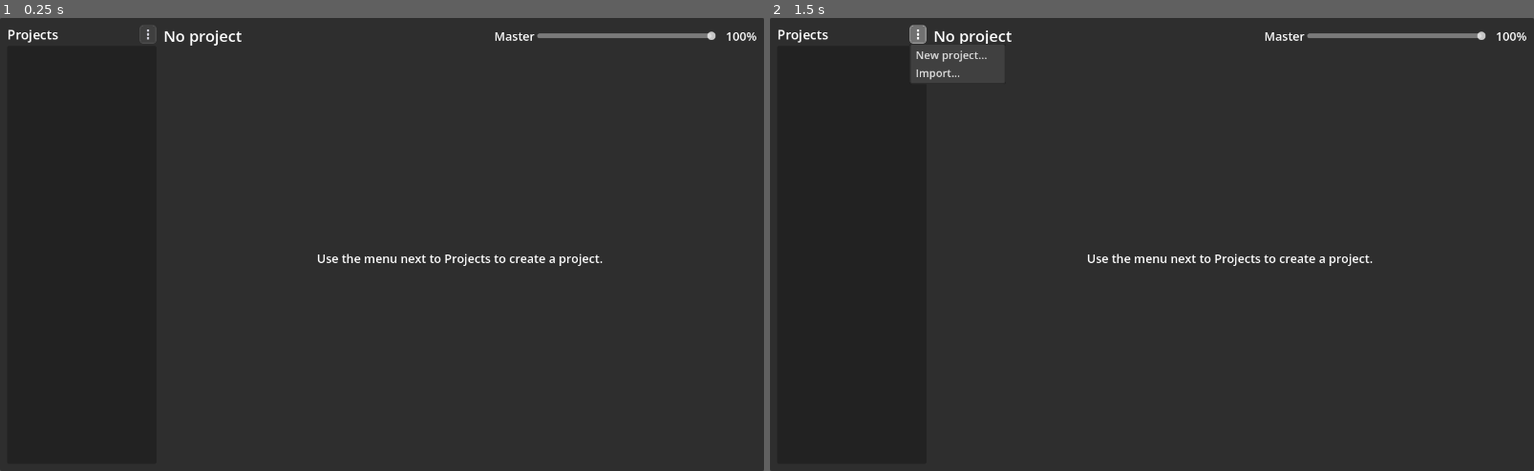
Above: before the commit, frames 1-2 (left to right).
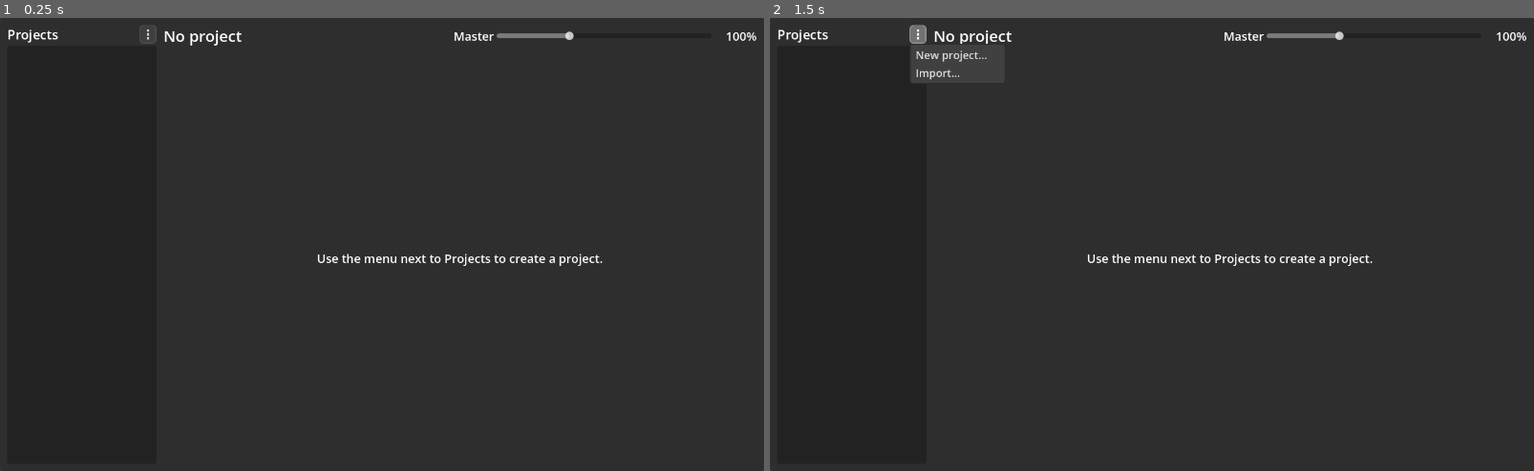
Above: after the commit, the same moments.

Repository: vilok-vii/simple_sound
Game: Godot game, scene res://main.tscn
Two runs of this game, one before a commit and one after it. Both use one fixed random seed, a clock stepped at 60 frames per second and the inputs below.
Inputs (mouse positions are in pixels of both pictures, inside the frame that each line leads up to):
- Up to frame 1 (0.25 s): no input
- Up to frame 2 (1.5 s): tap Enter at 0.5 s; move the mouse to (1320, 221) at 0.52 s; tap Shift at 0.6 s; click (1320, 221) at 0.67 s; click (915, 36) at 1.27 s

The runs differ from the first frame. In frame 1, 0.4% of the frame differs, in the area x 59-94%, y 2-6%; in frame 2, 0.4%.

Commit message:
Let the master volume go up to 300%
The master slider now ranges 0-300%. The gain is applied with an
amplifier effect on the master bus, followed by a hard limiter so
boosted peaks don't clip. (The bus volume is applied after the bus
effects, so the limiter would not see a boost made with it.)

Co-Authored-By: Claude Opus 5.5 <noreply@anthropic.com>
Claude-Session: https://claude.ai/code/session_01TD36nQTzNZ58CbkA6gjACY

Diff:
--- a/scripts/main.gd
+++ b/scripts/main.gd
@@ -17,6 +17,9 @@
 }
 enum { PROJECT_OPEN, PROJECT_RENAME, PROJECT_EXPORT, PROJECT_FOLDER, PROJECT_DELETE, PROJECT_NEW, PROJECT_IMPORT }
 
+## The master slider goes up to 300% so quiet files can be boosted.
+const MASTER_MAX := 3.0
+
 const MODIFIER_KEYS := [KEY_SHIFT, KEY_CTRL, KEY_ALT, KEY_META]
 
 var settings := {"master_volume": 1.0, "last_project": ""}
@@ -37,6 +40,7 @@
 var name_dialog_target := ""
 var project_title: Label
 var master_label: Label
+var master_amp := AudioEffectAmplify.new()
 var workspace: VBoxContainer
 var no_project_label: Label
 var loop_box: VBoxContainer
@@ -52,7 +56,13 @@
 	DirAccess.make_dir_recursive_absolute(PROJECTS_DIR)
 	_load_settings()
 	_build_ui()
-	AudioServer.set_bus_volume_db(0, TrackRow.volume_to_db(float(settings.master_volume)))
+	# The master volume is an amplifier followed by a limiter. Boosting above
+	# 100% can push the mix past full scale; the limiter keeps loud peaks from
+	# turning into harsh digital clipping. (The bus volume itself is applied
+	# after the effects, so it can't be used for the boost.)
+	AudioServer.add_bus_effect(0, master_amp)
+	AudioServer.add_bus_effect(0, AudioEffectHardLimiter.new())
+	_apply_master_volume(float(settings.master_volume))
 	get_window().files_dropped.connect(_on_files_dropped)
 
 	var names := _get_project_names()
@@ -600,9 +610,13 @@
 
 func _on_master_changed(value: float) -> void:
 	settings.master_volume = value
-	AudioServer.set_bus_volume_db(0, TrackRow.volume_to_db(value))
+	_apply_master_volume(value)
 	master_label.text = "%d%%" % roundi(value * 100.0)
 	_save_settings()
+
+
+func _apply_master_volume(value: float) -> void:
+	master_amp.volume_db = TrackRow.volume_to_db(value)
 
 
 func _load_settings() -> void:
@@ -715,9 +729,9 @@
 
 	var master_slider := HSlider.new()
 	master_slider.min_value = 0.0
-	master_slider.max_value = 1.0
+	master_slider.max_value = MASTER_MAX
 	master_slider.step = 0.01
-	master_slider.custom_minimum_size.x = 300
+	master_slider.custom_minimum_size.x = 360
 	master_slider.size_flags_vertical = SIZE_SHRINK_CENTER
 	master_slider.focus_mode = FOCUS_NONE
 	master_slider.value = float(settings.master_volume)
@@ -725,7 +739,7 @@
 	top.add_child(master_slider)
 
 	master_label = _make_label("%d%%" % roundi(float(settings.master_volume) * 100.0), 20)
-	master_label.custom_minimum_size.x = 64
+	master_label.custom_minimum_size.x = 72
 	master_label.horizontal_alignment = HORIZONTAL_ALIGNMENT_RIGHT
 	top.add_child(master_label)
 
Not shown, changed: README.md
